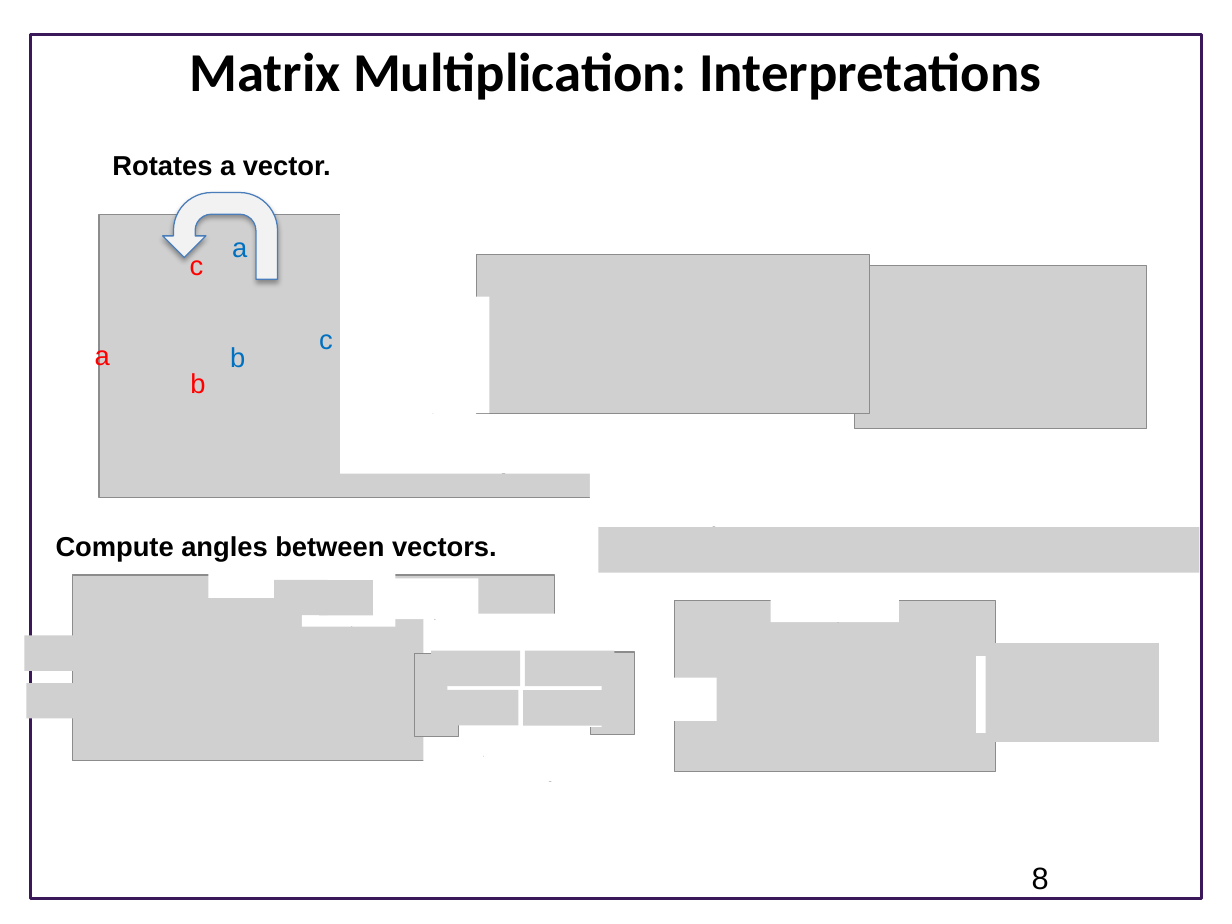
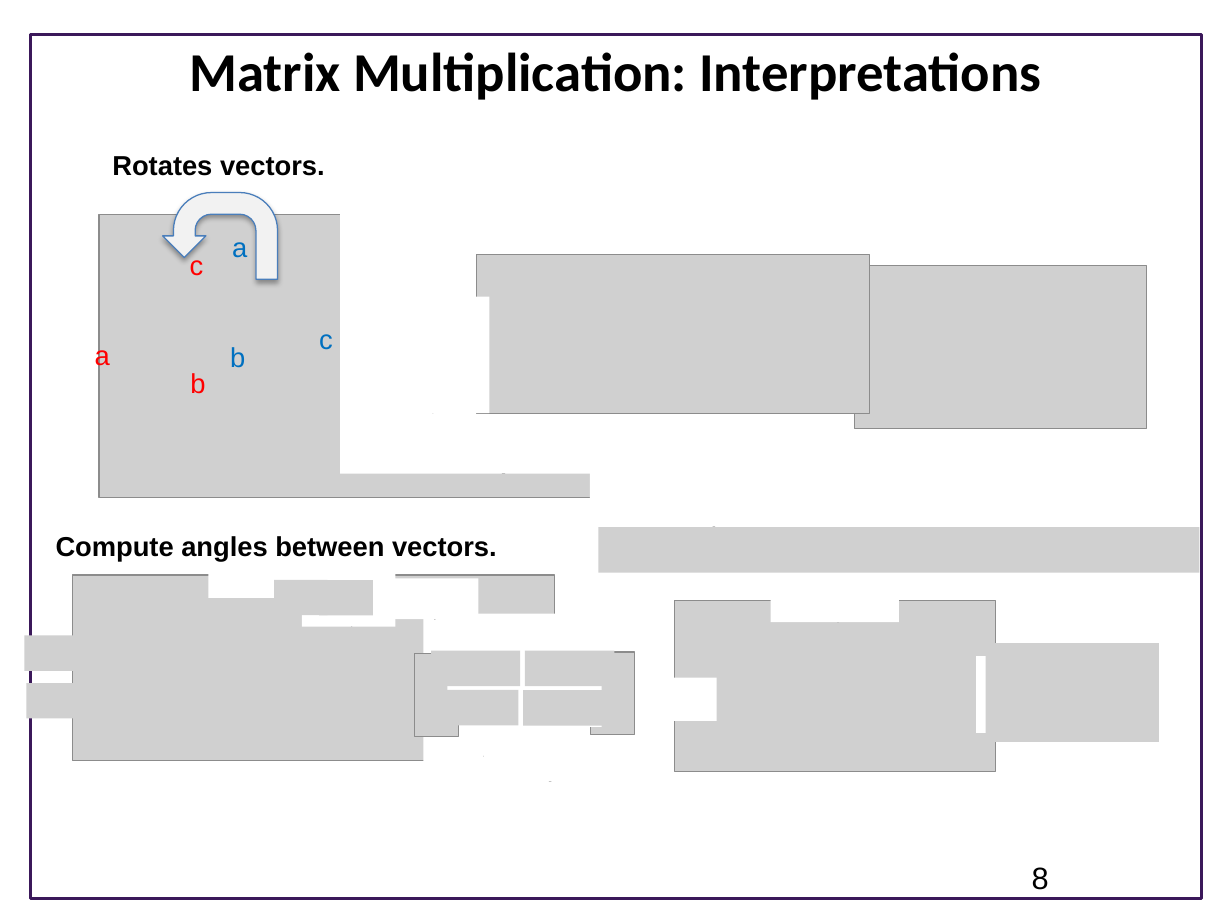
Before and after one commit to joseph-hellerstein/advanced-controls-lectures, a slide deck: slide 8 of Lecture_4-Geometric-Linear-Algebra/Geometric-Linear-Algebra.pptx. Drawn at 1232x924 pixels with LibreOffice and Linux fonts; fonts in the diff are those of the drawing; grey boxes stand for pictures; background and template pictures are left out. Boxes give left, top, right and bottom in pixels: in the first picture for what was removed or moved away, otherwise in the second. Text is boxed around its words. In the diff, an @@ line names an element or a change of style, - is before the commit and + after.

```diff
--- a/Lecture_4-Geometric-Linear-Algebra/Geometric-Linear-Algebra.pptx
+++ b/Lecture_4-Geometric-Linear-Algebra/Geometric-Linear-Algebra.pptx
@@ text at [112, 156, 325, 176]: text changed @@
-Rotates a vector.
+Rotates vectors.
```
Also in this commit, not shown: 7 other slides changed, 3 slides added, 9 slides removed.
